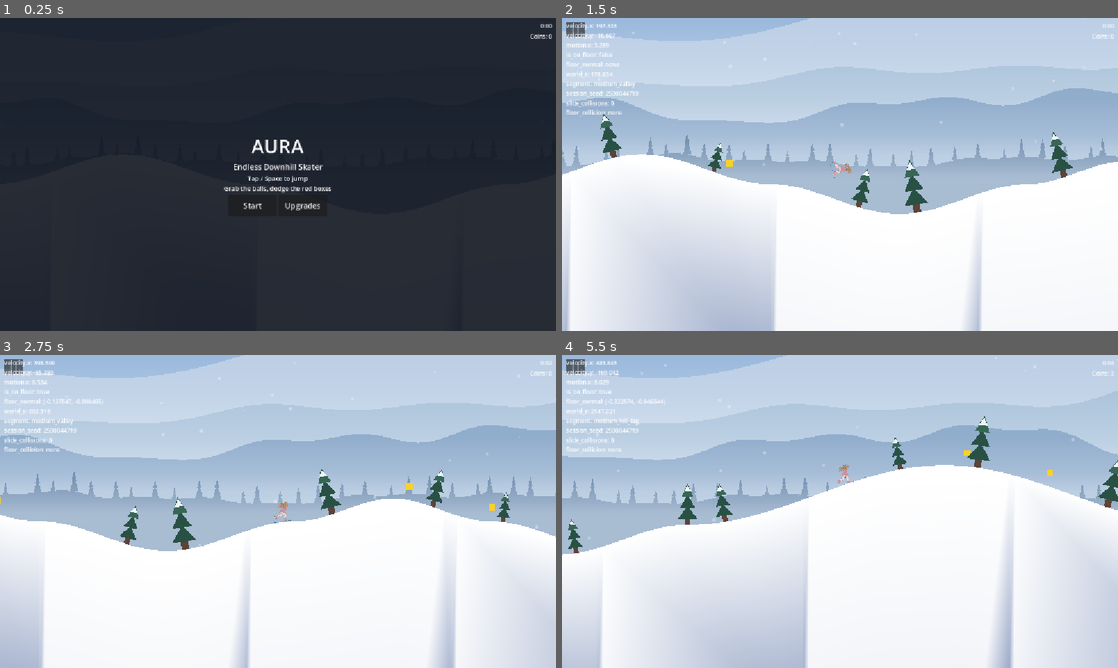
Above: before the commit, frames 1-4 (two rows, left to right).
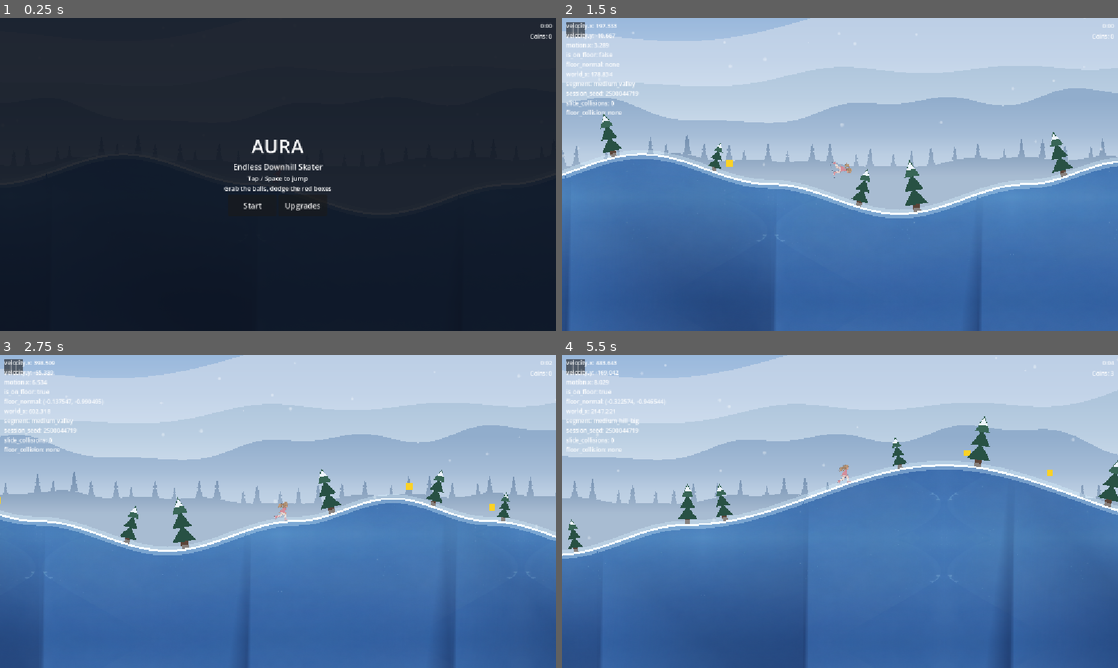
Above: after the commit, the same moments.

Repository: Kiernan-Hub/Aurora
Game: Godot game, scene res://scenes/main.tscn
The game is run twice, just before and just after one commit, with the same random seed, the same clock (stepped at 60 frames per second) and the same inputs.
Inputs (mouse positions are in pixels of both pictures, inside the frame that each line leads up to):
- Up to frame 1 (0.25 s): no input
- Up to frame 2 (1.5 s): click "Start" at 0.5 s; tap Enter (ui_accept) at 1.25 s; move the mouse to (962, 158) at 1.27 s; hold Up (ui_up) from 1.28 s (still down); tap M at 1.35 s; click (962, 158) at 1.42 s
- Up to frame 3 (2.75 s): tap Enter (ui_accept) at 1.52, 1.82 s; release Up (ui_up) at 2 s; drag from (166, 527) to (522, 486) at 2.02 s
- Up to frame 4 (5.5 s): move the mouse to (895, 442) at 2.77 s; hold Up (ui_up) 2.78-3.5 s; tap M at 2.85, 4.35 s; drag from (812, 574) to (1023, 536) at 3.52 s; move the mouse to (1006, 558) at 4.27 s; hold Down (ui_down) 4.28-5 s; tap Enter (ui_accept) at 4.52, 4.82 s; drag from (673, 464) to (1062, 448) at 5.02 s

The runs differ from the first frame. In frame 2, 48% of the frame differs, in the area x 0-100%, y 42-100%; in frame 3, 46%; in frame 4, 53%, in the area x 0-100%, y 34-100%.

Commit message:
Terrain visual pass: real ice texture instead of flat-color fill
Terrain fill now samples a seamless tiled texture (assets/textures/terrain/ice_terrain_one.png,
cropped from a reference ice-skating illustration and made tileable by 2x2 mirroring) instead
of a flat/gradient Polygon2D color, plus a glowing white rim traced along the surface line.

UV.x is world_x rather than chunk-local x so the texture phase stays continuous across chunk
boundaries -- no seam at every segment. Also fixes a dead LIGHT_CHUNK_COLOR/DARK_CHUNK_COLOR
path: Polygon2D ignores `color` whenever vertex_colors is populated, which it always is here,
so those two constants had no visible effect; the real fill color now comes from the texture
tinted by FILL_GRADIENT_TOP_TINT/BOTTOM_TINT.

Co-Authored-By: Claude Sonnet 5 <noreply@anthropic.com>

Diff:
--- a/scripts/terrain/terrain_generator.gd
+++ b/scripts/terrain/terrain_generator.gd
@@ -73,30 +73,59 @@
 var chunk_collision_sample_xs: Dictionary[int, PackedFloat64Array] = {}
 var chunk_collision_sample_heights: Dictionary[int, PackedFloat64Array] = {}
 
-# IDENTICAL on purpose (2026-08-06). These were 0.92/0.97/1.0 and 0.78/0.86/0.93, far
-# enough apart that the parity alternation in apply_chunk_color() read as hard vertical
-# banding at every chunk boundary -- the opposite of the continuous snowfield the layered
-# background is built around. A first pass merely narrowed the gap to ~2/255, which was
-# still visible: on a flat pale field that large, a hard 2-level step reads as a Mach band
-# even though the colours measure almost the same.
-#
-# Kept as TWO constants rather than collapsed into one so apply_chunk_color() and its
-# parity branch stay exactly as they were, and so the alternation remains available as a
-# debugging aid -- give these different values and every chunk boundary lights up.
-const LIGHT_CHUNK_COLOR: Color = Color(0.957, 0.975, 1.0)
-const DARK_CHUNK_COLOR: Color = Color(0.957, 0.975, 1.0)
-# Multiplies chunk_color (apply_chunk_color) via Polygon2D.vertex_colors: full brightness
-# at the surface line, darkest by FILL_GRADIENT_DEPTH below it, flat from there down to
-# fill_bottom_y. Exists so a deep camera excursion (a high glide, main.gd's
-# is_glide_vertical_follow_active) reads the fill as receding ground rather than as one
-# flat undifferentiated colour. See docs/development/visuals.md, "Terrain fill shading".
+# IDENTICAL on purpose (2026-08-06), AND effectively unused for colour (2026-08-07
+# finding): build_fill_vertex_colors() always emits one PackedColorArray entry per
+# polygon vertex, and Polygon2D ignores `color` outright whenever `vertex_colors.size()`
+# matches the polygon -- confirmed by testing (setting these to a saturated blue produced
+# zero visible change; only the new rim Line2Ds, which don't go through this path,
+# showed up). The real fill colour is FILL_GRADIENT_TOP_TINT/BOTTOM_TINT below. Left at
+# neutral white and NOT collapsed into one constant so apply_chunk_color()'s parity
+# branch is still there if `color` ever becomes load-bearing again (e.g. an empty
+# vertex_colors path) -- give these different values and any such path lights up.
+const LIGHT_CHUNK_COLOR: Color = Color(1.0, 1.0, 1.0)
+const DARK_CHUNK_COLOR: Color = Color(1.0, 1.0, 1.0)
+# The ACTUAL fill colours (see note above): full ice blue at the surface line, darker and
+# more saturated by FILL_GRADIENT_DEPTH below it, flat from there down to fill_bottom_y.
+# Godot interpolates Polygon2D.vertex_colors per pixel across the triangulated fill, so
+# this alone is what turns close_fill_run()'s output into a gradient instead of a flat
+# fill. See docs/development/visuals.md, "Terrain fill shading".
+# Now multipliers against ICE_TERRAIN_TEXTURE (Polygon2D samples texture * vertex_color
+# per pixel) rather than the flat colour itself -- near-white at the surface so the
+# texture's own ice colour and detail show through untouched, dimming toward a neutral
+# grey (not a saturated tint, which would fight the texture's own hue) at depth.
 const FILL_GRADIENT_TOP_TINT: Color = Color(1.0, 1.0, 1.0, 1.0)
-const FILL_GRADIENT_BOTTOM_TINT: Color = Color(0.58, 0.64, 0.77, 1.0)
+const FILL_GRADIENT_BOTTOM_TINT: Color = Color(0.55, 0.58, 0.66, 1.0)
 # How far below the surface the gradient reaches full darkness. Deliberately close to a
 # typical glide's ON-SCREEN depth (not TERRAIN_FILL_DEPTH_MARGIN's 4096px) -- see the
 # close_fill_run() comment for why tying this to the full fill depth made the first version
 # of this fix invisible.
 const FILL_GRADIENT_DEPTH: float = 560.0
+# --- Surface rim (2026-08-07) ------------------------------------------------------
+# Two stacked Line2D per ground run, traced along the same surface_points the fill and
+# collision already use, so the rim can never drift off the visible edge. A wide,
+# low-alpha "glow" line under a thin, near-opaque "core" line fakes a bloom highlight
+# without a shader (project has none -- see visuals.md). Built once per chunk spawn,
+# same as the fill; not per-frame work.
+const RIM_CORE_COLOR: Color = Color(0.97, 0.99, 1.0, 1.0)
+const RIM_CORE_WIDTH: float = 5.0
+const RIM_GLOW_COLOR: Color = Color(0.85, 0.95, 1.0, 0.35)
+const RIM_GLOW_WIDTH: float = 22.0
+# --- Fill texture (2026-08-07) ------------------------------------------------------
+# Real art in place of the flat vertex-colour gradient: a 1200x520 seamless tile cut from
+# a reference ice-skating illustration (assets/textures/terrain/ice_terrain_one.png,
+# generated by the project owner, cropped to a crack-free/highlight-free patch of ice body
+# and made tileable by 2x2 mirroring -- see the file's provenance note in visuals.md
+# before replacing it).
+#
+# UV.x MUST be world_x, not the chunk-local x that `polygon` itself is built in. Chunk
+# geometry is deliberately chunk-local (build_chunk_surface's local_x), but a texture
+# UV'd in that same local space would restart its phase at every chunk boundary --
+# exactly the seam-every-segment look this pass exists to avoid. world_x has no such
+# reset, so consecutive chunks tile the texture continuously across the boundary.
+# (world_x is allowed to grow unbounded over a long session -- see main.gd's "X is never
+# world-rebased" -- this introduces no new precision behaviour beyond what
+# chunk.position.x already has.)
+const ICE_TERRAIN_TEXTURE: Texture2D = preload("res://assets/textures/terrain/ice_terrain_one.png")
 const SLOPE_SAMPLE_DISTANCE: float = 2.0
 const MAX_COLLISION_SEGMENT_LENGTH: float = 16.0
 # How far from the most recently requested chunk the collision-sample cache keeps
@@ -535,7 +564,7 @@
 	# empty ConcavePolygonShape2D on a live StaticBody2D is not a case this project has exercised.
 	collision_shape.disabled = segment_points.is_empty()
 
-	build_chunk_fill(chunk, terrain_fill, surface_points, visual_sample_world_xs)
+	build_chunk_fill(chunk, terrain_fill, surface_points, visual_sample_world_xs, chunk_start_x)
 
 
 # One Polygon2D per contiguous run of ground. The visual sample list carries a vertex at every
@@ -551,7 +580,7 @@
 # fill_bottom_y stays computed over the WHOLE chunk's surface points rather than per run, so
 # neighbouring runs close at the same depth. Never hardcode it: baselines drift thousands of px
 # down over a run (see TERRAIN_FILL_DEPTH_MARGIN).
-func build_chunk_fill(chunk: StaticBody2D, terrain_fill: Polygon2D, surface_points: PackedVector2Array, surface_world_xs: Array[float]) -> void:
+func build_chunk_fill(chunk: StaticBody2D, terrain_fill: Polygon2D, surface_points: PackedVector2Array, surface_world_xs: Array[float], chunk_start_x: float) -> void:
 	var fill_bottom_y: float = get_fill_bottom_y(surface_points)
 	var ground_runs: Array[PackedVector2Array] = split_surface_into_ground_runs(surface_points, surface_world_xs)
 	if ground_runs.is_empty():
@@ -560,12 +589,52 @@
 
 	terrain_fill.polygon = close_fill_run(ground_runs[0], fill_bottom_y)
 	terrain_fill.vertex_colors = build_fill_vertex_colors(ground_runs[0])
+	apply_fill_texture(terrain_fill, ground_runs[0], fill_bottom_y, chunk_start_x)
+	add_surface_rim(chunk, ground_runs[0], 0)
 	for run_index: int in range(1, ground_runs.size()):
 		var extra_fill: Polygon2D = Polygon2D.new()
 		extra_fill.name = "TerrainFill%d" % run_index
 		extra_fill.polygon = close_fill_run(ground_runs[run_index], fill_bottom_y)
 		extra_fill.vertex_colors = build_fill_vertex_colors(ground_runs[run_index])
+		apply_fill_texture(extra_fill, ground_runs[run_index], fill_bottom_y, chunk_start_x)
 		chunk.add_child(extra_fill)
+		add_surface_rim(chunk, ground_runs[run_index], run_index)
+
+
+# UV in world space (see ICE_TERRAIN_TEXTURE's comment for why), mirroring close_fill_run's
+# geometry point-for-point so the texture never stretches independently of the fill shape
+# it's mapped onto.
+func apply_fill_texture(fill: Polygon2D, run_points: PackedVector2Array, fill_bottom_y: float, chunk_start_x: float) -> void:
+	fill.texture = ICE_TERRAIN_TEXTURE
+	fill.texture_repeat = CanvasItem.TEXTURE_REPEAT_ENABLED
+	var local_uv: PackedVector2Array = close_fill_run(run_points, fill_bottom_y)
+	var world_x_offset: float = chunk_start_x + (chunk_width * 0.5)
+	var world_uv: PackedVector2Array = PackedVector2Array()
+	world_uv.resize(local_uv.size())
+	for uv_index: int in range(local_uv.size()):
+		world_uv[uv_index] = Vector2(local_uv[uv_index].x + world_x_offset, local_uv[uv_index].y)
+	fill.uv = world_uv
+
+
+# One glow + one core Line2D per ground run, traced along the same points as the run's
+# fill polygon. Glow added first so the core draws on top of it; both draw on top of
+# TerrainFill because Polygon2D children are added before these in the tree.
+func add_surface_rim(chunk: StaticBody2D, run_points: PackedVector2Array, run_index: int) -> void:
+	var glow: Line2D = Line2D.new()
+	glow.name = "TerrainRimGlow%d" % run_index
+	glow.points = run_points
+	glow.width = RIM_GLOW_WIDTH
+	glow.default_color = RIM_GLOW_COLOR
+	glow.antialiased = true
+	chunk.add_child(glow)
+
+	var core: Line2D = Line2D.new()
+	core.name = "TerrainRimCore%d" % run_index
+	core.points = run_points
+	core.width = RIM_CORE_WIDTH
+	core.default_color = RIM_CORE_COLOR
+	core.antialiased = true
+	chunk.add_child(core)
 
 
 # A run breaks between two consecutive samples whose midpoint has no ground -- the same test
Binary file added: assets/textures/terrain/ice_terrain_one.png
Not shown, added: assets/textures/terrain/ice_terrain_one.png.import
Not shown, changed: docs/development/visuals.md
